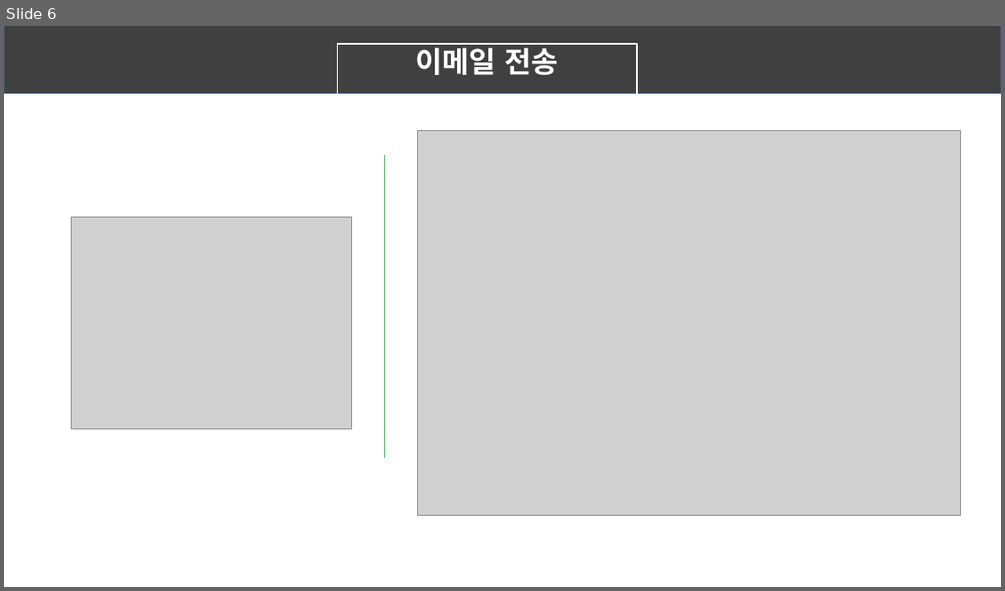
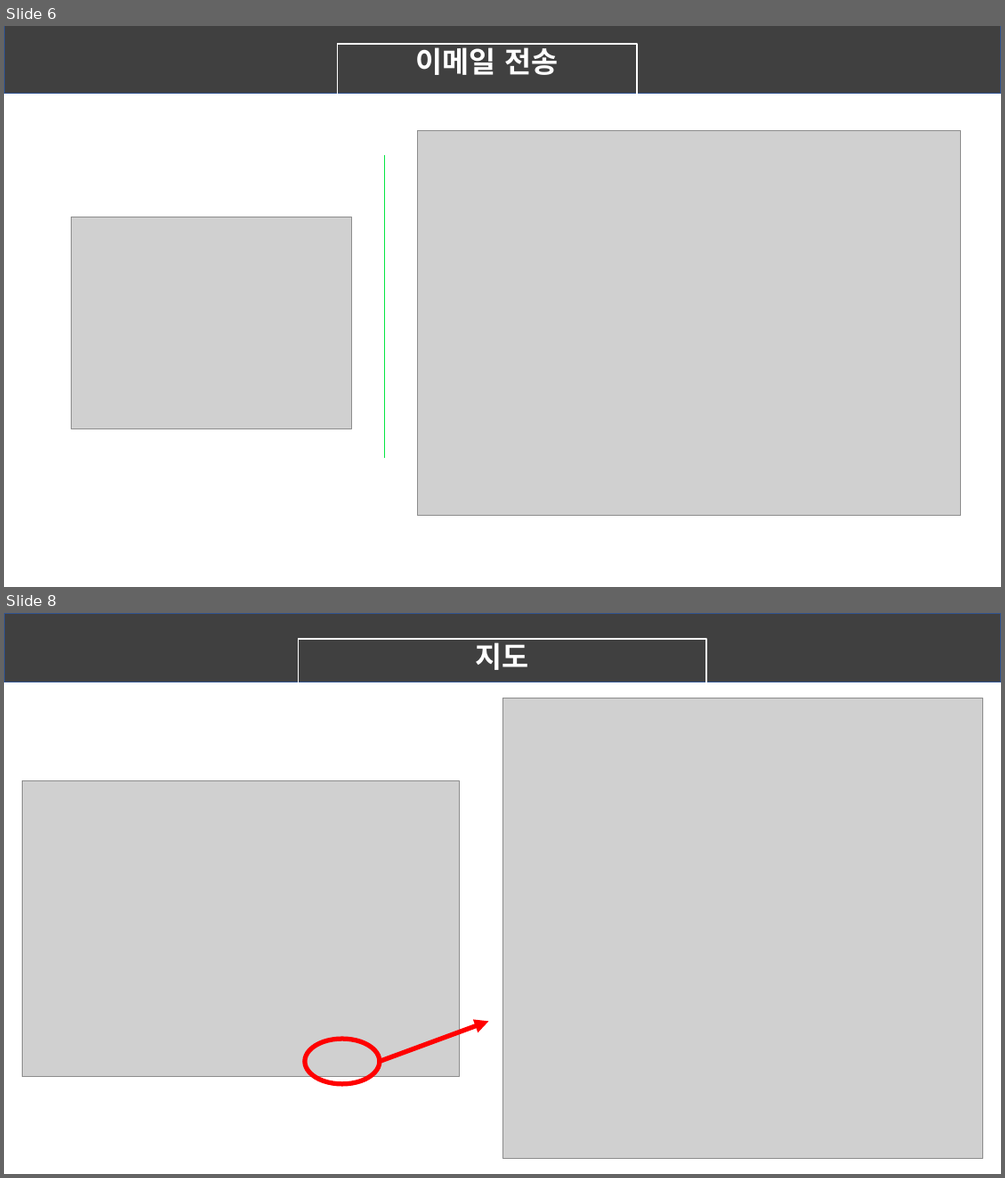
Before and after one commit to KU-t/ScripLanguage_Termp, a slide deck: 중간발표.pptx. Shown one above the other, each under a label of ours: slide 6 before the commit, slides 6 and 8 after it; the slides between them are not shown. The pictures are 1005x591 and 1005x1178 pixels, drawn with LibreOffice and Linux fonts; fonts in the diff are those of the drawing; grey boxes stand for pictures. Boxes give left, top, right and bottom in pixels: in the first picture for what was removed or moved away, otherwise in the second. Text is boxed around its words. In the diff, an @@ line names an element or a change of style, - is before the commit and + after.

```diff
--- a/중간발표.pptx
+++ b/중간발표.pptx
@@ slide 8 added at box(4, 613, 1001, 1174), background #FFFFFF @@
@@ rectangle added at box(4, 613, 1001, 682), fill #404040, outline #325491 1 pt @@
@@ rectangle added at box(299, 639, 707, 690), outline #FFFFFF 1.5 pt, 28 pt, text #FFFFFF, bold @@
+지도
@@ picture added at box(502, 698, 983, 1159) @@
@@ picture added at box(22, 780, 459, 1077) @@
@@ ellipse added at box(305, 1038, 380, 1083), outline #FF0000 4.5 pt @@
@@ arrow added from (380, 1061) to (488, 1022), #FF0000 4.5 pt @@
```
Also in this commit, not shown: 2 slides changed.
